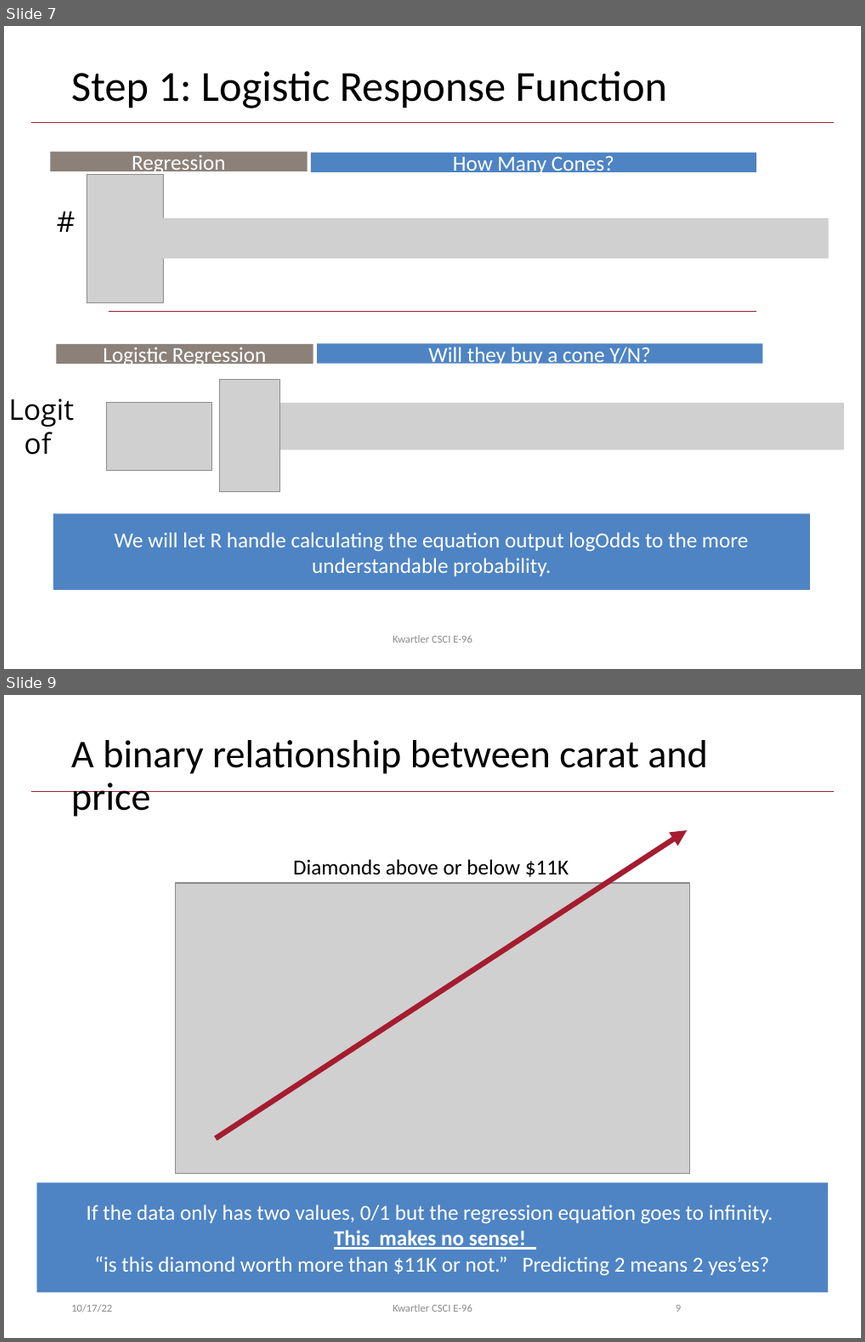
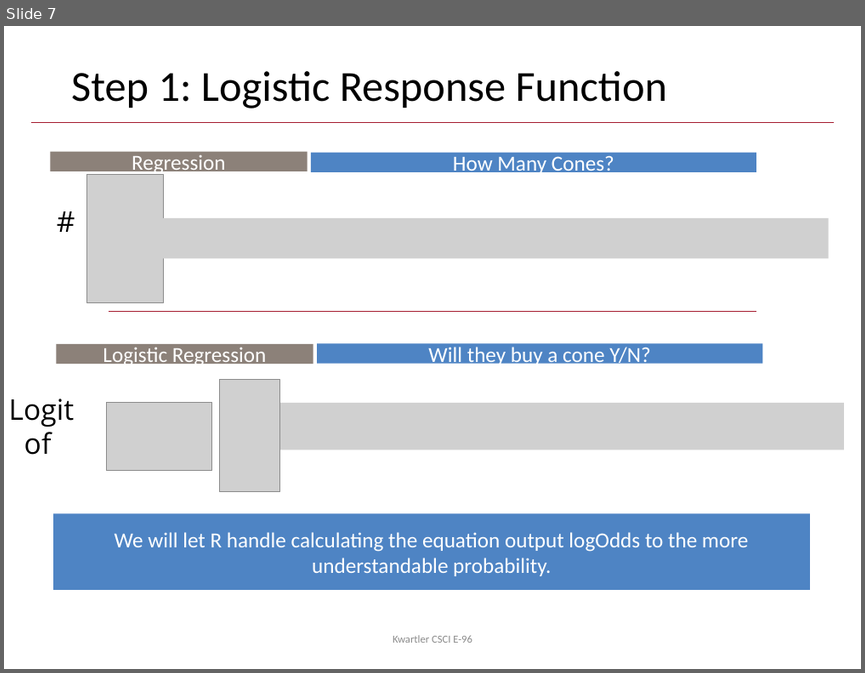
Before and after one commit to kwartler/Hult_Visualizing-Analyzing-Data-with-R, a slide deck: DD1/E_Mar9/B_LogReg.pptx. Shown one above the other, each under a label of ours: slides 7 and 9 before the commit, slide 7 after it; the slides between them are not shown. The pictures are 865x1342 and 865x673 pixels, drawn with LibreOffice and Linux fonts; fonts in the diff are those of the drawing; grey boxes stand for pictures; background and template pictures are left out. Boxes give left, top, right and bottom in pixels: in the first picture for what was removed or moved away, otherwise in the second. Text is boxed around its words. In the diff, an @@ line names an element or a change of style, - is before the commit and + after.

```diff
--- a/DD1/E_Mar9/B_LogReg.pptx
+++ b/DD1/E_Mar9/B_LogReg.pptx
@@ slide 9 removed at (4,695,861,1338), background #FFFFFF; not listed: 1 template element that a slide beside it also shows @@
@@ title removed at (71,740,708,817) @@
-A binary relationship between carat and price
@@ arrow removed from (216, 1138) to (687, 830) @@
@@ text removed at (293,859,568,877) @@
-Diamonds above or below $11K
@@ picture removed at (176,883,690,1173) @@
@@ rectangle removed at (36,1183,828,1293) @@
-If the data only has two values, 0/1 but the regression equation goes to infinity.
-This makes no sense!
-“is this diamond worth more than $11K or not.” Predicting 2 means 2 yes’es?
@@ text removed at (71,1304,112,1312) @@
-10/17/22
@@ text removed at (392,1304,472,1311) @@
-Kwartler CSCI E-96
@@ page number removed at (676,1304,681,1311) @@
-9
```
Also in this commit, not shown: 15 slides changed, 1 slide added, 5 other slides removed, 1 other file.
